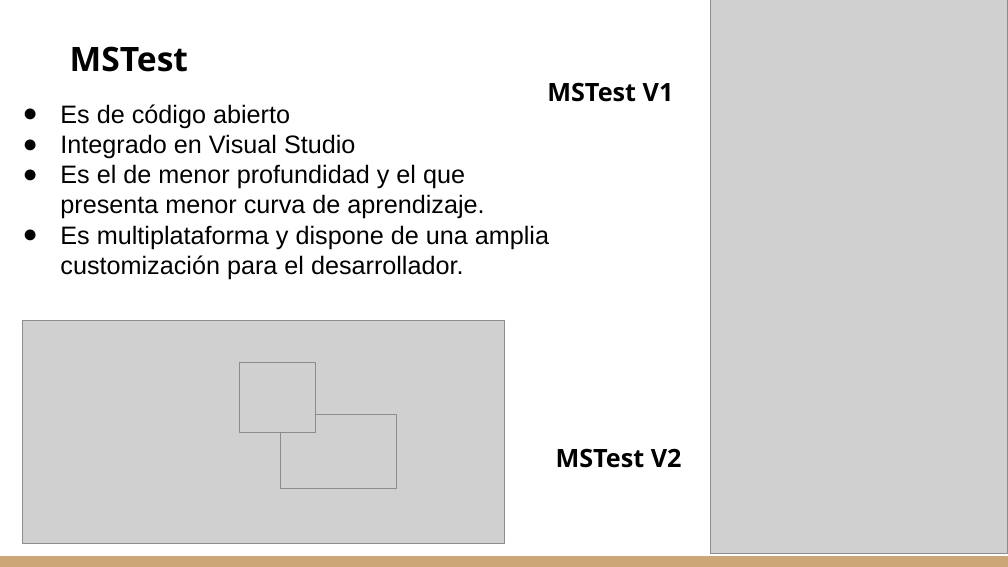
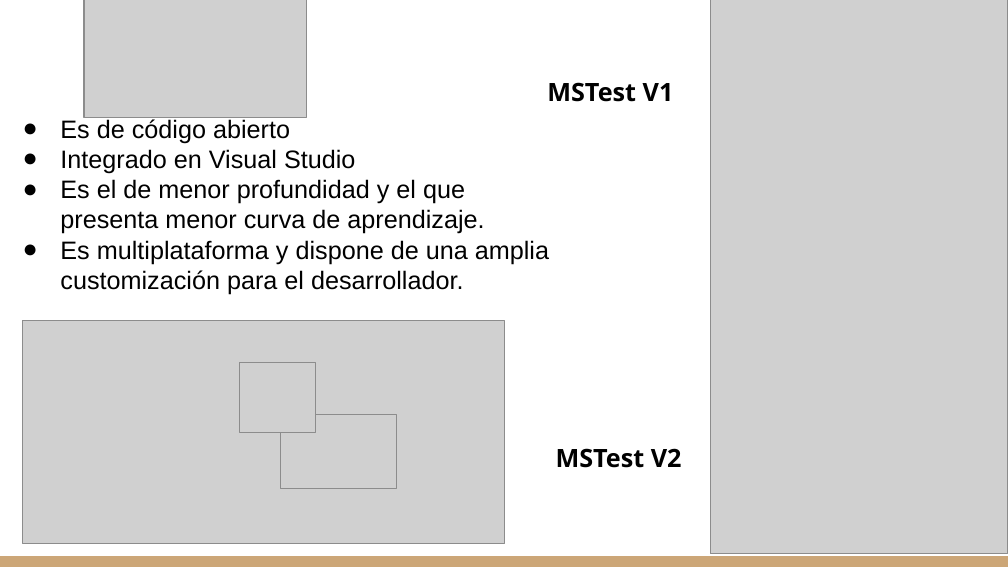
Before and after one commit to gitgamba/.Net-Grupo8, a slide deck: slide 10 of TPS/Unit Testing.pptx. Drawn at 1008x567 pixels with LibreOffice and Linux fonts; fonts in the diff are those of the drawing; grey boxes stand for pictures. Boxes give left, top, right and bottom in pixels: in the first picture for what was removed or moved away, otherwise in the second. Text is boxed around its words. In the diff, an @@ line names an element or a change of style, - is before the commit and + after.

```diff
--- a/TPS/Unit Testing.pptx
+++ b/TPS/Unit Testing.pptx
@@ picture added at box(84, 0, 305, 117) @@
@@ text removed at box(70, 46, 188, 72) @@
-MSTest
@@ text "Es de código abierto": place and size @@
-text "Es de código abierto" at box(60, 104, 549, 280)
+text "Es de código abierto" at box(60, 117, 549, 294)
```
Also in this commit, not shown: 3 other slides changed, 1 slide added, 1 slide removed.
